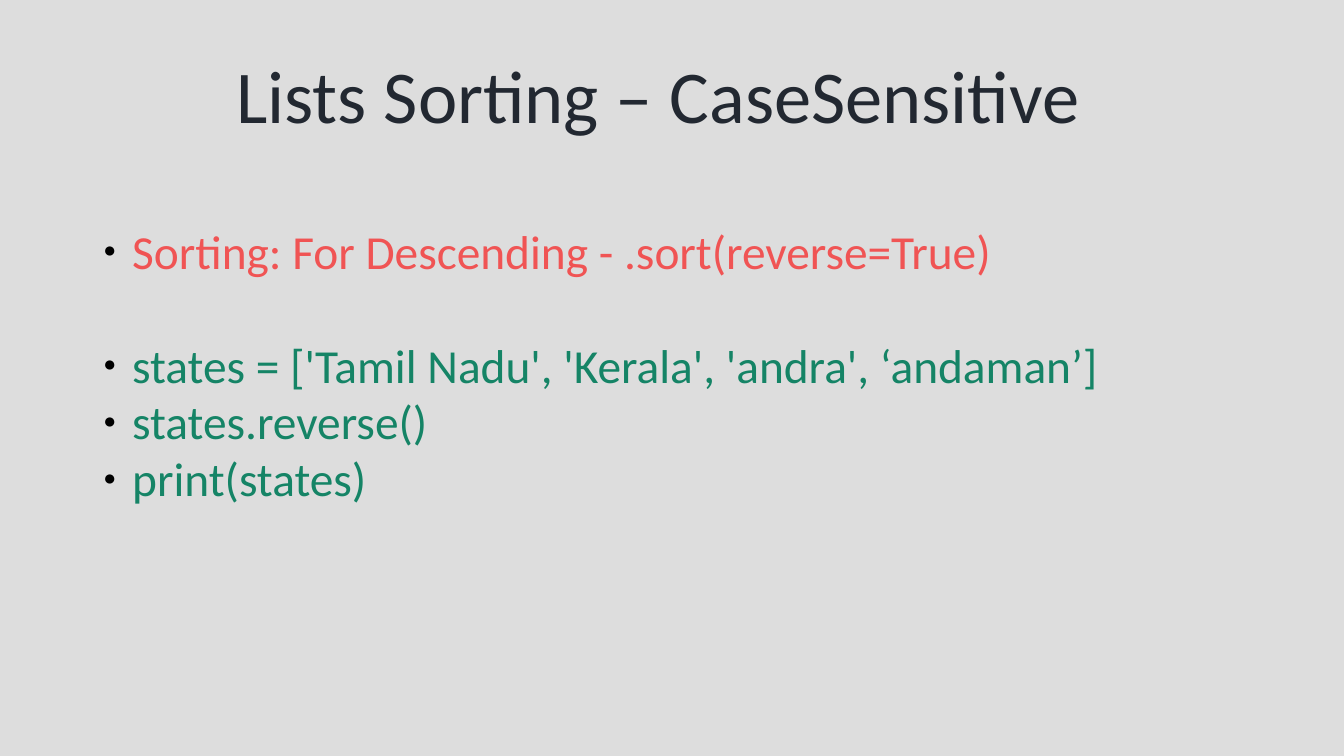
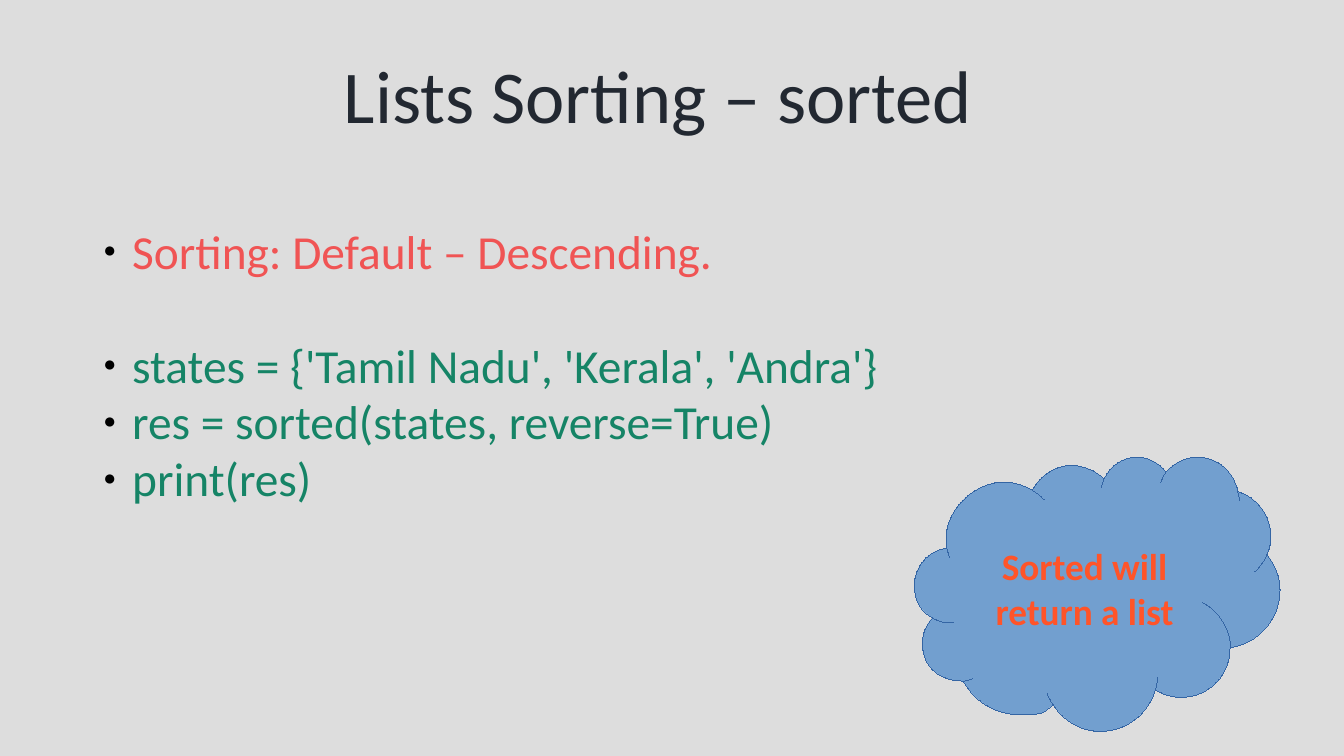
Before and after one commit to syedjafer/learning-notes, a slide deck: slide 23 of learnpythonwithus/session_10_ds_sets.odp (slide 33 before the commit). Drawn at 1344x756 pixels with LibreOffice and Linux fonts; fonts in the diff are those of the drawing. Boxes give left, top, right and bottom in pixels: in the first picture for what was removed or moved away, otherwise in the second. Text is boxed around its words. In the diff, an @@ line names an element or a change of style, - is before the commit and + after.

```diff
--- a/learnpythonwithus/session_10_ds_sets.odp
+++ b/learnpythonwithus/session_10_ds_sets.odp
@@ title at (344, 71, 972, 136): text changed @@
-Lists Sorting – CaseSensitive
+Lists Sorting – sorted
@@ text at (132, 236, 877, 504): text changed @@
-● Sorting: For Descending - .sort(reverse=True)
-● states = ['Tamil Nadu', 'Kerala', 'andra', ‘andaman’]
-● states.reverse()
-● print(states)
+● Sorting: Default – Descending.
+● states = {'Tamil Nadu', 'Kerala', 'Andra'}
+● res = sorted(states, reverse=True)
+● print(res)
@@ freeform shape added at (915, 457, 1281, 732), fill #729FCF, outline #3465A4 0 pt, 22 pt, text #FF5429, bold @@
+Sorted will return a list
```
Also in this commit, not shown: 8 other slides changed, 12 slides added, 11 slides removed, 2 other files.
